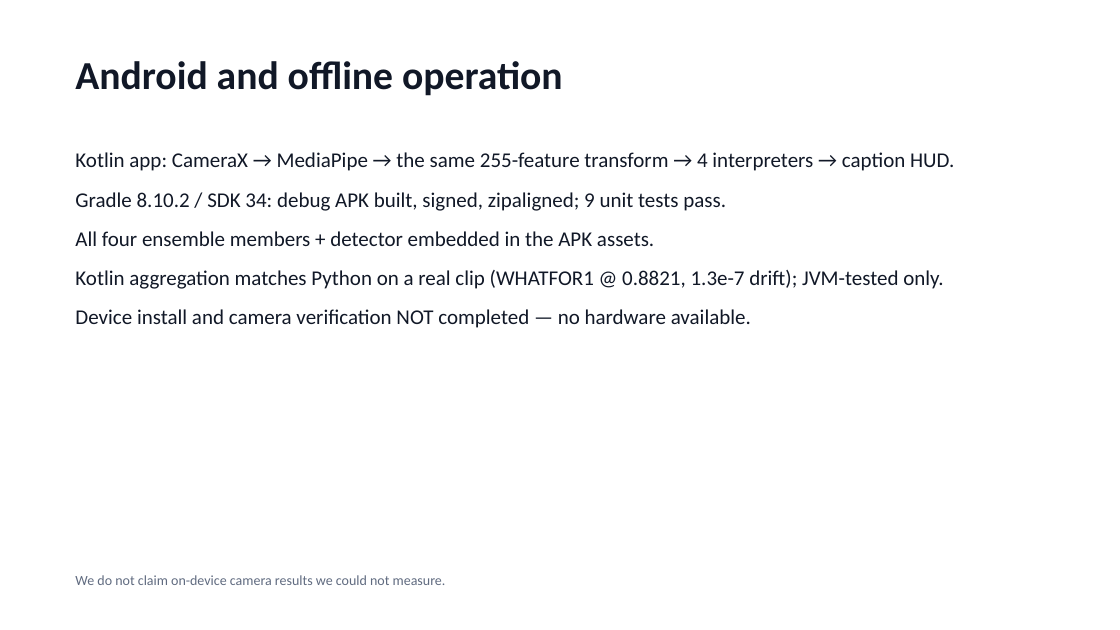
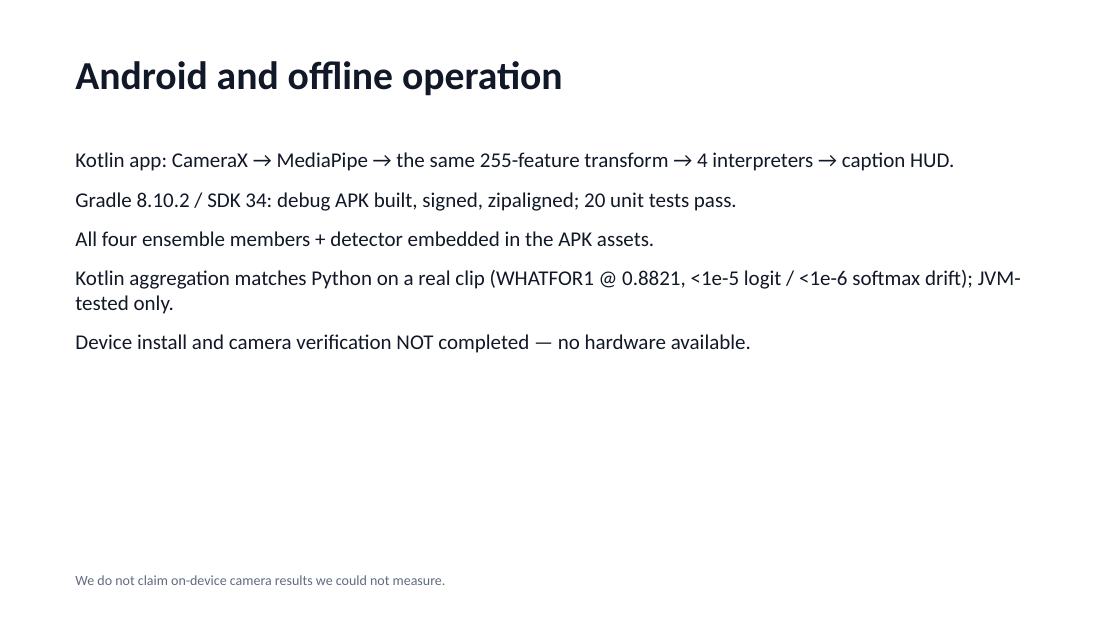
Before and after one commit to dev25bansal-ops/EchoGesture, a slide deck: slide 9 of docs/submission/EchoGesture_Submission.pptx. Drawn at 1120x630 pixels with LibreOffice and Linux fonts; fonts in the diff are those of the drawing. Boxes give left, top, right and bottom in pixels: in the first picture for what was removed or moved away, otherwise in the second. Text is boxed around its words. In the diff, an @@ line names an element or a change of style, - is before the commit and + after.

```diff
--- a/docs/submission/EchoGesture_Submission.pptx
+++ b/docs/submission/EchoGesture_Submission.pptx
@@ text at <box>75,192,737,211</box>: text changed @@
-Gradle 8.10.2 / SDK 34: debug APK built, signed, zipaligned; 9 unit tests pass.
+Gradle 8.10.2 / SDK 34: debug APK built, signed, zipaligned; 20 unit tests pass.
@@ text at <box>75,270,1021,314</box>: text changed @@
-Kotlin aggregation matches Python on a real clip (WHATFOR1 @ 0.8821, 1.3e-7 drift); JVM-tested only.
+Kotlin aggregation matches Python on a real clip (WHATFOR1 @ 0.8821, <1e-5 logit / <1e-6 softmax drift); JVM-tested only.
```
Also in this commit, not shown: 1 other slide changed, 6 other files.
